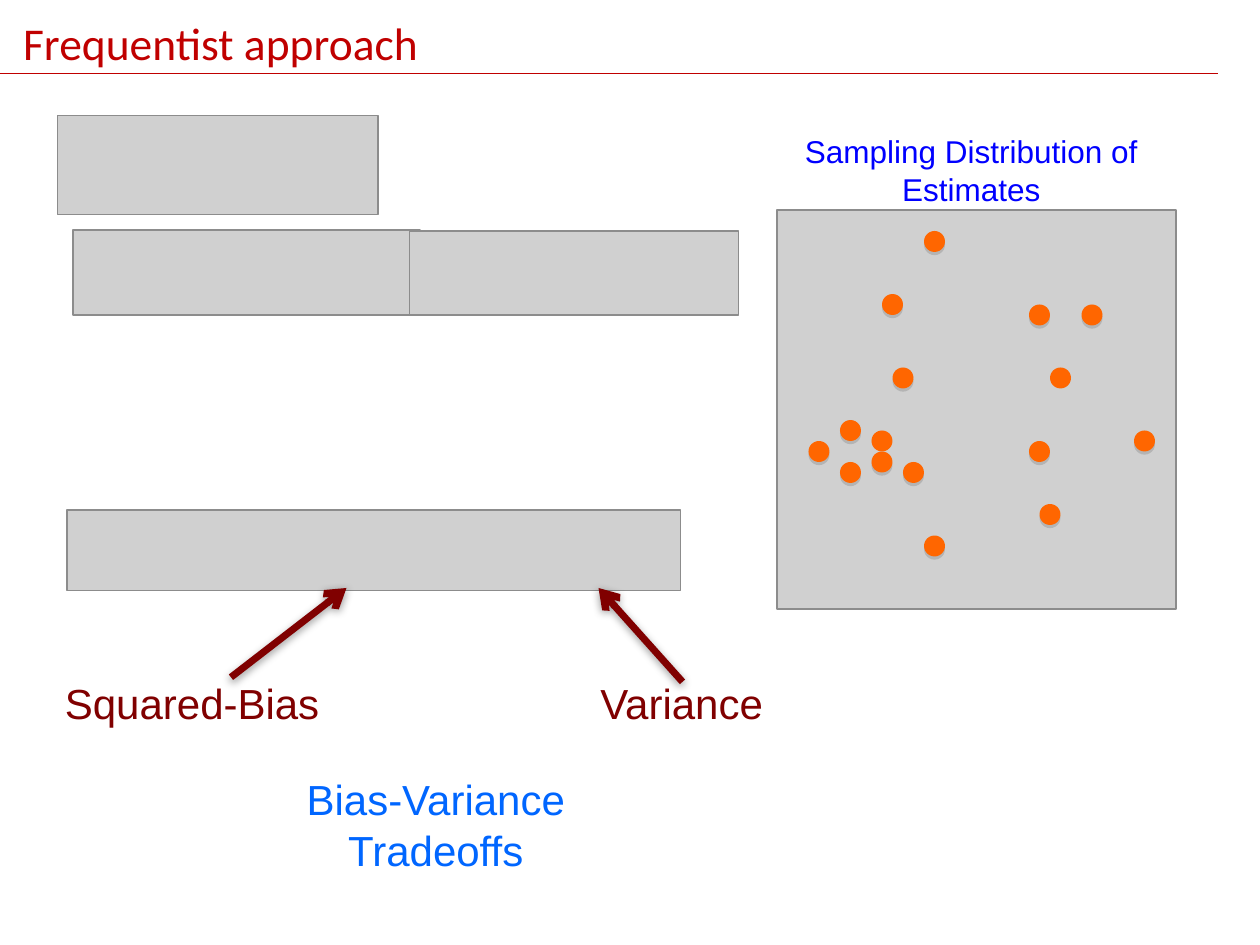
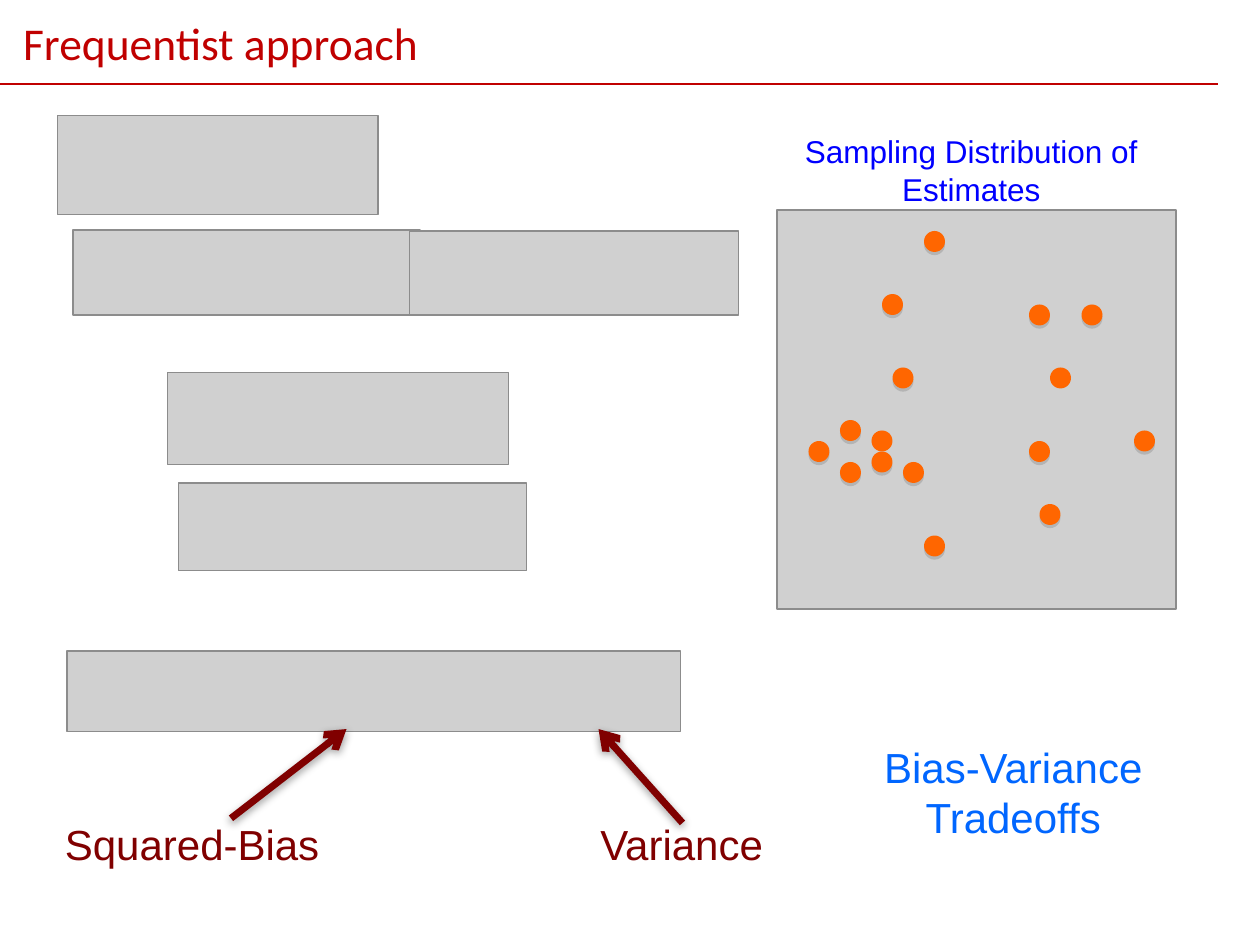
Before and after one commit to Boukos/STT465, a slide deck: slide 4 of STT465_1.pptx. Drawn at 1260x945 pixels with LibreOffice and Linux fonts; fonts in the diff are those of the drawing; grey boxes stand for pictures. Boxes give left, top, right and bottom in pixels: in the first picture for what was removed or moved away, otherwise in the second. Text is boxed around its words. In the diff, an @@ line names an element or a change of style, - is before the commit and + after.

```diff
--- a/STT465_1.pptx
+++ b/STT465_1.pptx
@@ line moved from (0, 73) - (1218, 73) to (0, 84) - (1218, 84) @@
@@ picture added at <box>168,373,509,465</box> @@
@@ picture added at <box>179,483,527,571</box> @@
@@ picture removed at <box>67,510,680,591</box> @@
@@ picture added at <box>67,651,680,732</box> @@
@@ 2 texts, 2 arrows: place and size @@
-2 texts, 2 arrows at <box>65,588,763,727</box>
+2 texts, 2 arrows at <box>65,730,763,869</box>
@@ text "Bias-Variance": place and size @@
-text "Bias-Variance" at <box>307,784,565,867</box>
+text "Bias-Variance" at <box>884,752,1142,834</box>
```
Also in this commit, not shown: 2 other files.
